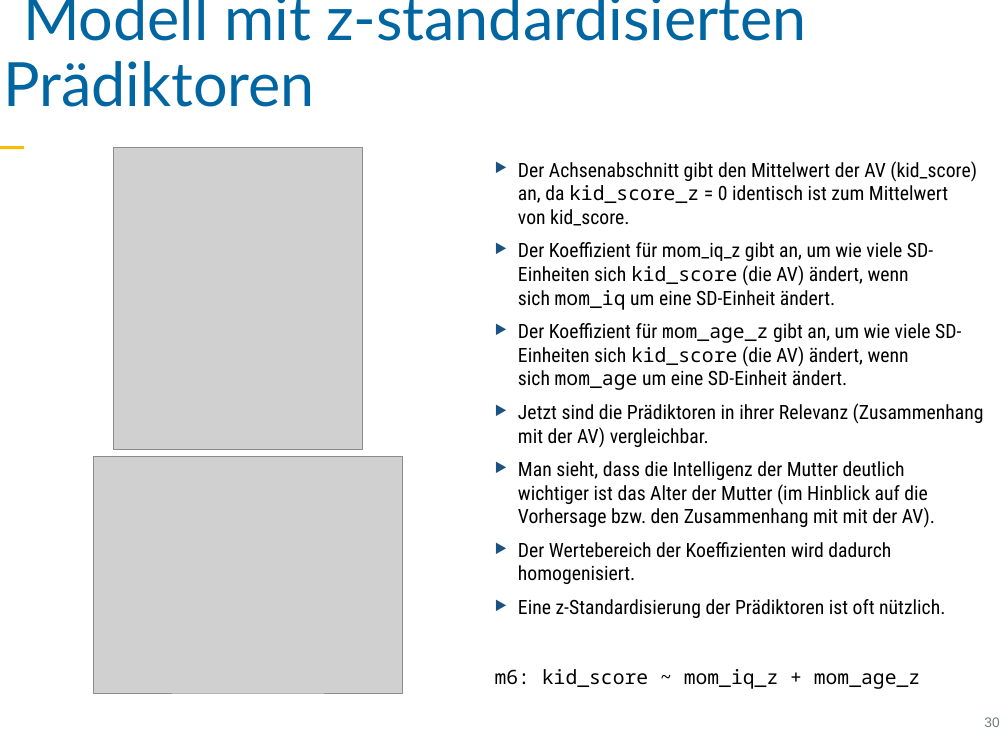
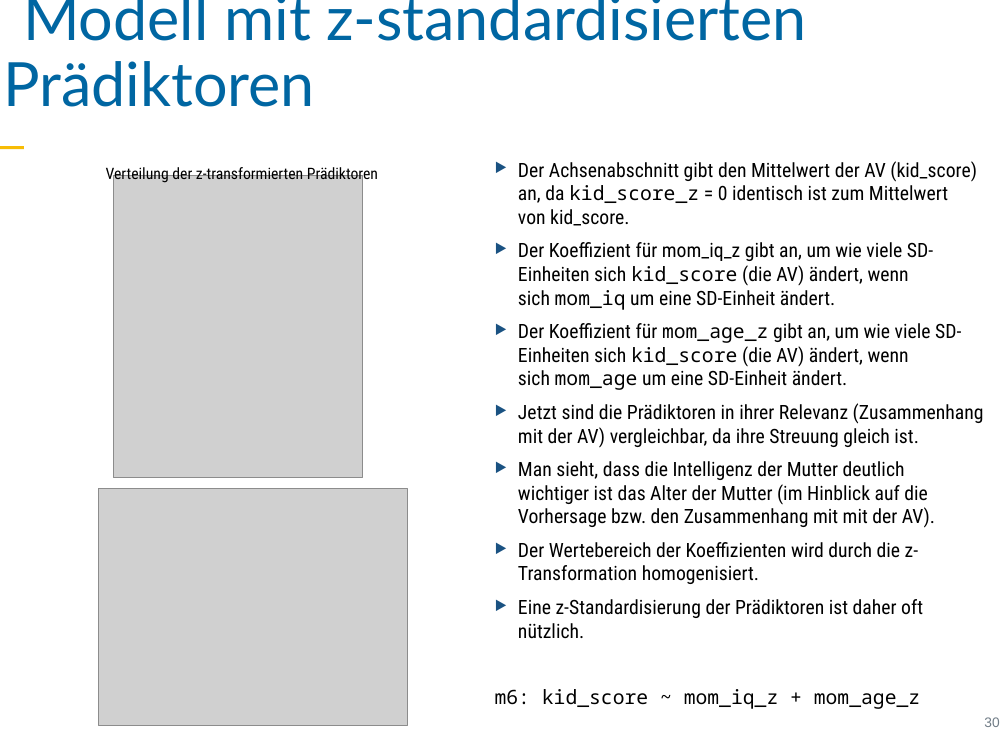
Before and after one commit to sebastiansauer/vorhersagemodellierung, a slide deck: slide 30 of Skript-Folien/QM1-Thema11.pptx. Drawn at 1008x756 pixels with LibreOffice and Linux fonts; fonts in the diff are those of the drawing; grey boxes stand for pictures. Boxes give left, top, right and bottom in pixels: in the first picture for what was removed or moved away, otherwise in the second. Text is boxed around its words. In the diff, an @@ line names an element or a change of style, - is before the commit and + after.

```diff
--- a/Skript-Folien/QM1-Thema11.pptx
+++ b/Skript-Folien/QM1-Thema11.pptx
@@ text added at (x1=106, y1=165, x2=378, y2=184), 16 pt, text #000000 @@
+Verteilung der z-transformierten Prädiktoren
@@ picture moved from (x1=113, y1=147, x2=362, y2=449) to (x1=113, y1=176, x2=362, y2=478) @@
@@ text at (x1=518, y1=403, x2=984, y2=448): text changed @@
-‣ Jetzt sind die Prädiktoren in ihrer Relevanz (Zusammenhang mit der AV) vergleichbar.
+‣ Jetzt sind die Prädiktoren in ihrer Relevanz (Zusammenhang mit der AV) vergleichbar, da ihre Streuung gleich ist.
@@ picture moved from (x1=94, y1=457, x2=403, y2=693) to (x1=99, y1=489, x2=408, y2=725) @@
@@ text at (x1=518, y1=542, x2=923, y2=639): text changed @@
-‣ Der Wertebereich der Koeffizienten wird dadurch homogenisiert.
-‣ Eine z-Standardisierung der Prädiktoren ist oft nützlich.
+‣ Der Wertebereich der Koeffizienten wird durch die z-Transformation homogenisiert.
+‣ Eine z-Standardisierung der Prädiktoren ist daher oft nützlich.
@@ text "m6: kid_score ~ mom_iq_z + ..." moved from (x1=495, y1=669, x2=920, y2=689) to (x1=495, y1=689, x2=920, y2=709) @@
```
Also in this commit, not shown: 10 other slides changed, 3 other files.
